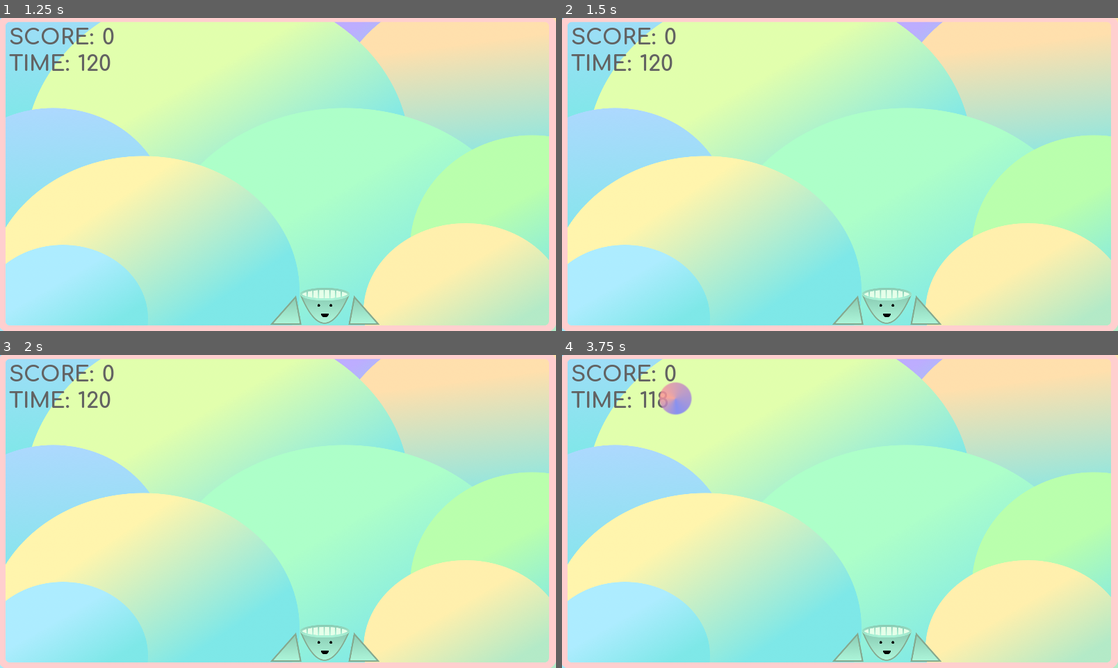
Above: before the commit, frames 1-4 (two rows, left to right).
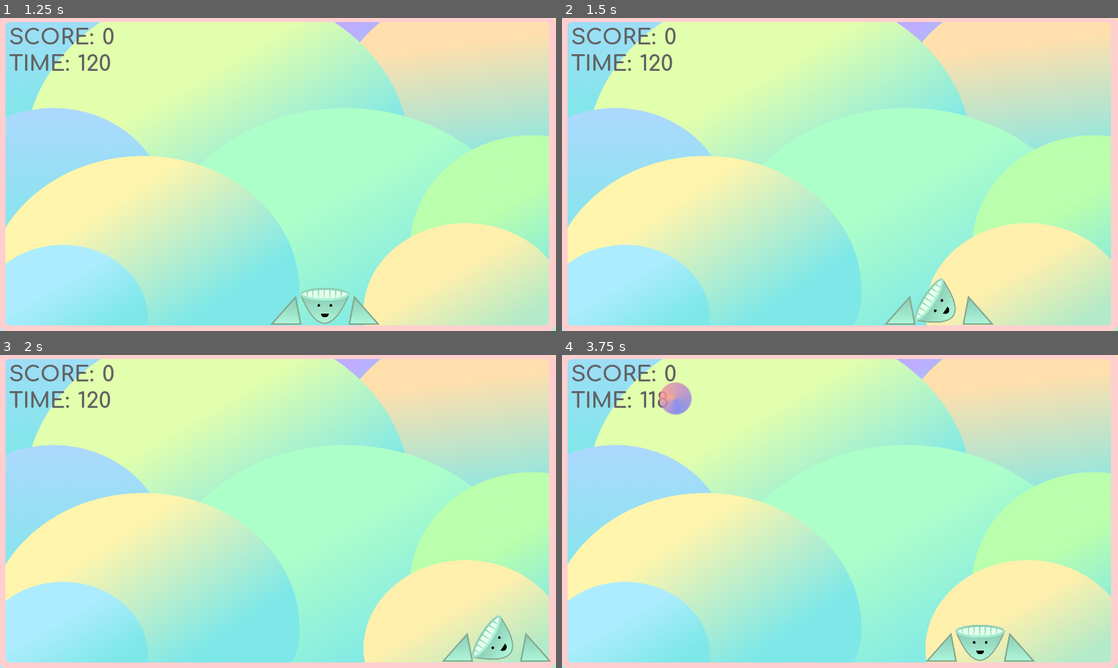
Above: after the commit, the same moments.

Repository: Dexterminator/solemates
Game: Godot game, scene res://Scenes/MainMenu/MainMenu.tscn
The game is run twice, just before and just after one commit, with the same random seed, the same clock (stepped at 60 frames per second) and the same inputs. Sound files missing from this copy of the repository are replaced by a short silence.
Inputs:
- Up to frame 1 (1.25 s): click "PLAY!" at 0.5 s
- Up to frame 2 (1.5 s): tap Enter (ui_accept) at 1.25 s; hold D (right, bound only after the commit) from 1.28 s (still down); hold J (aim_left, bound only after the commit) from 1.28 s (still down)
- Up to frame 3 (2 s): keep holding D (right, bound only after the commit); keep holding J (aim_left, bound only after the commit); tap Enter (ui_accept) at 1.52 s
- Up to frame 4 (3.75 s): release D (right, bound only after the commit) at 2.03 s; release J (aim_left, bound only after the commit) at 2.03 s; hold A (left, bound only after the commit) 2.03-2.78 s; tap L (aim_right, bound only after the commit) at 2.1 s; tap Enter (ui_accept) at 2.27 s; hold Space (fan, bound only after the commit) 2.78-3.53 s; hold D (right, bound only after the commit) from 2.78 s (still down); tap J (aim_left, bound only after the commit) at 3.6 s

Frame 1 is identical in both runs. In frame 2, 1.9% of the frame differs, in the area x 48-78%, y 83-98%; in frame 3, 2.2%; in frame 4, 2.3%, in the area x 48-86%, y 86-98%.

Commit message:
Add keyboard controls

Diff:
--- a/project.godot
+++ b/project.godot
@@ -53,26 +53,31 @@
 left={
 "deadzone": 0.5,
 "events": [ Object(InputEventJoypadMotion,"resource_local_to_scene":false,"resource_name":"","device":0,"axis":0,"axis_value":-1.0,"script":null)
+, Object(InputEventKey,"resource_local_to_scene":false,"resource_name":"","device":0,"alt":false,"shift":false,"control":false,"meta":false,"command":false,"pressed":false,"scancode":65,"unicode":0,"echo":false,"script":null)
  ]
 }
 right={
 "deadzone": 0.5,
 "events": [ Object(InputEventJoypadMotion,"resource_local_to_scene":false,"resource_name":"","device":0,"axis":0,"axis_value":1.0,"script":null)
+, Object(InputEventKey,"resource_local_to_scene":false,"resource_name":"","device":0,"alt":false,"shift":false,"control":false,"meta":false,"command":false,"pressed":false,"scancode":68,"unicode":0,"echo":false,"script":null)
  ]
 }
 aim_left={
 "deadzone": 0.1,
 "events": [ Object(InputEventJoypadMotion,"resource_local_to_scene":false,"resource_name":"","device":0,"axis":2,"axis_value":-1.0,"script":null)
+, Object(InputEventKey,"resource_local_to_scene":false,"resource_name":"","device":0,"alt":false,"shift":false,"control":false,"meta":false,"command":false,"pressed":false,"scancode":74,"unicode":0,"echo":false,"script":null)
  ]
 }
 aim_right={
 "deadzone": 0.1,
 "events": [ Object(InputEventJoypadMotion,"resource_local_to_scene":false,"resource_name":"","device":0,"axis":2,"axis_value":1.0,"script":null)
+, Object(InputEventKey,"resource_local_to_scene":false,"resource_name":"","device":0,"alt":false,"shift":false,"control":false,"meta":false,"command":false,"pressed":false,"scancode":76,"unicode":0,"echo":false,"script":null)
  ]
 }
 fan={
 "deadzone": 0.5,
 "events": [ Object(InputEventJoypadButton,"resource_local_to_scene":false,"resource_name":"","device":0,"button_index":5,"pressure":0.0,"pressed":false,"script":null)
+, Object(InputEventKey,"resource_local_to_scene":false,"resource_name":"","device":0,"alt":false,"shift":false,"control":false,"meta":false,"command":false,"pressed":false,"scancode":32,"unicode":0,"echo":false,"script":null)
  ]
 }
 dash={
